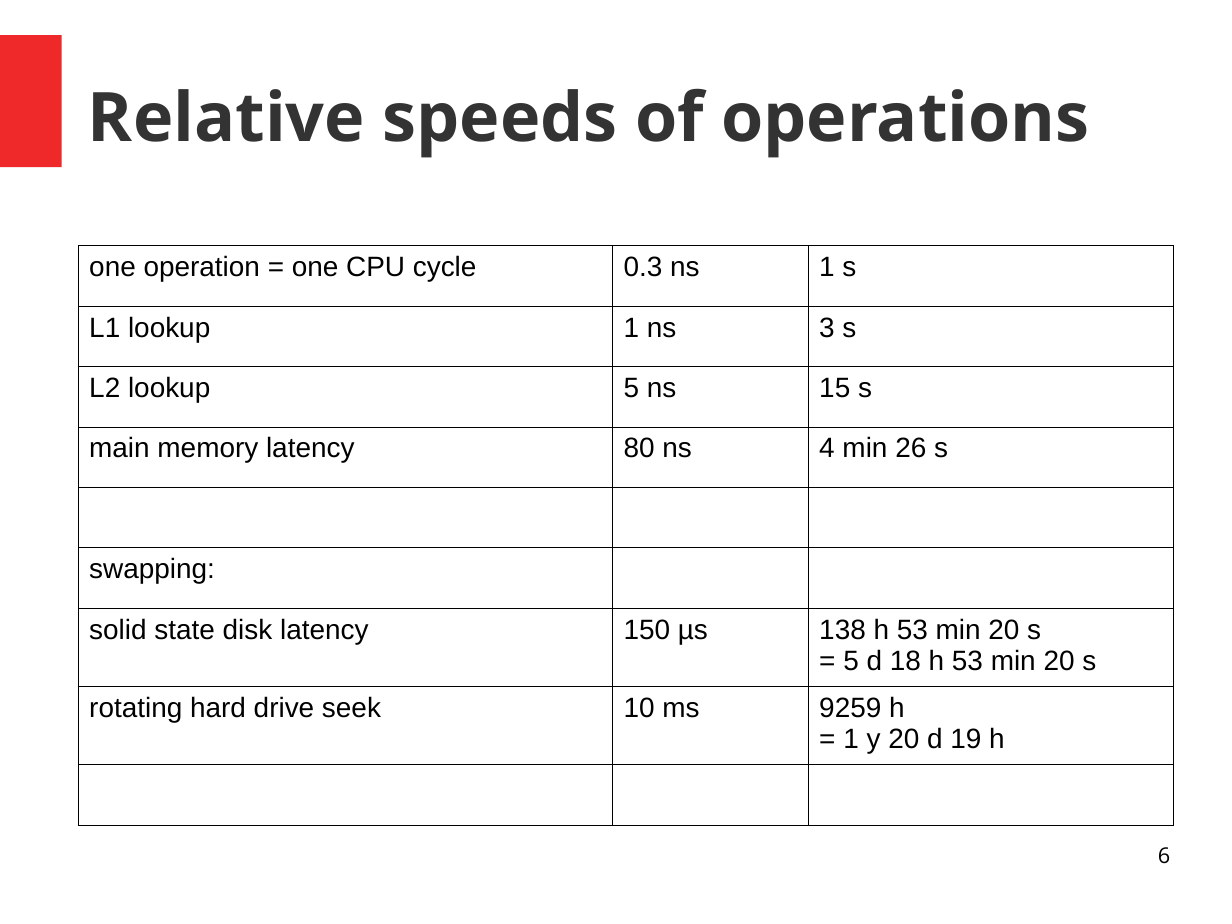
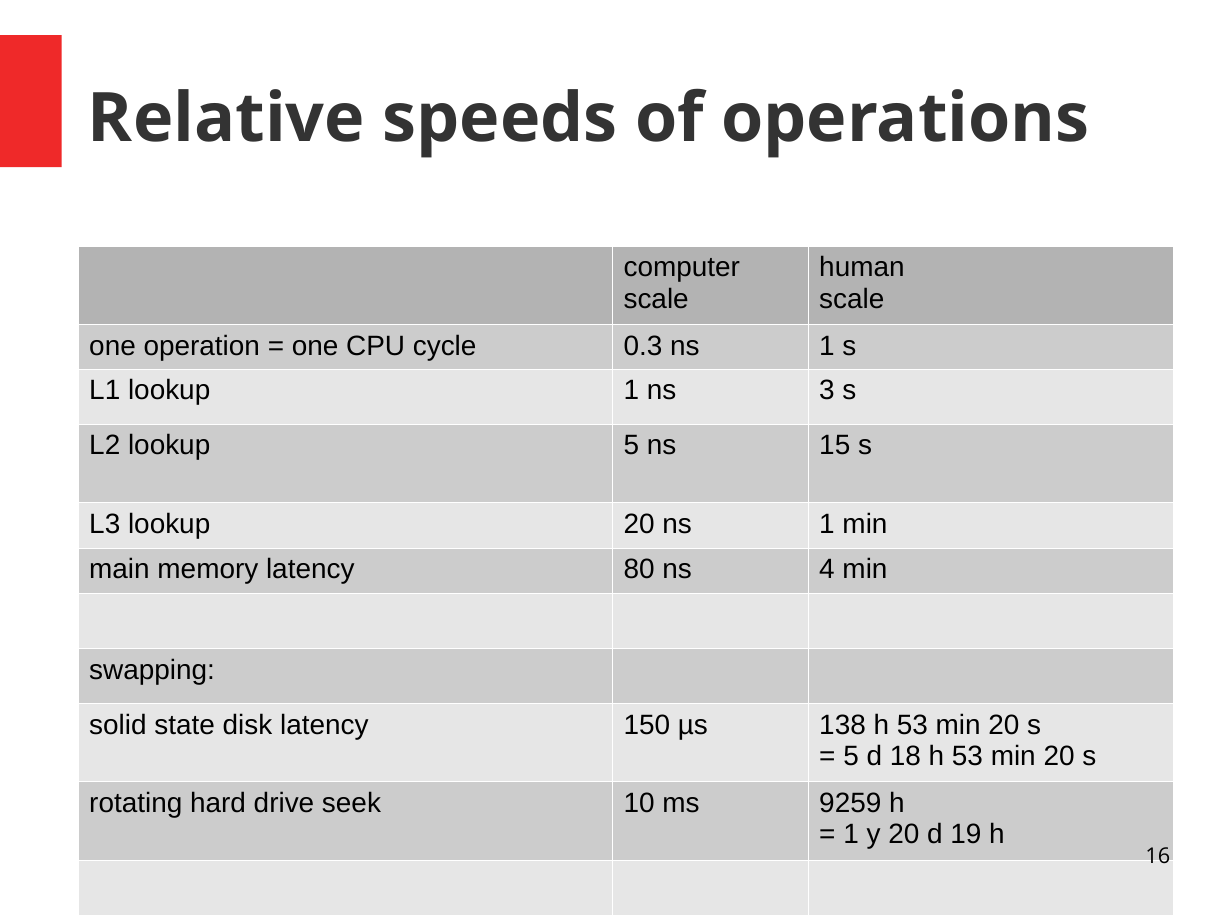
Before and after one commit to ASPP/MemoryBoundComputations, a slide deck: slide 16 of lecture/memory_bound_computations.odp (slide 6 before the commit). Drawn at 1232x924 pixels with LibreOffice and Linux fonts; fonts in the diff are those of the drawing. Boxes give left, top, right and bottom in pixels: in the first picture for what was removed or moved away, otherwise in the second. Text is boxed around its words. In the diff, an @@ line names an element or a change of style, - is before the commit and + after.

```diff
--- a/lecture/memory_bound_computations.odp
+++ b/lecture/memory_bound_computations.odp
@@ table at bbox=[78, 246, 1174, 897] @@
+row 1:  | computer scale | human scale
-row 4: main memory latency | 80 ns | 4 min 26 s
+row 5: L3 lookup | 20 ns | 1 min
+row 6: main memory latency | 80 ns | 4 min
@@ page number at bbox=[1145, 847, 1170, 863]: text changed @@
-6
+16
```
Also in this commit, not shown: 5 other slides changed, 4 slides added.
